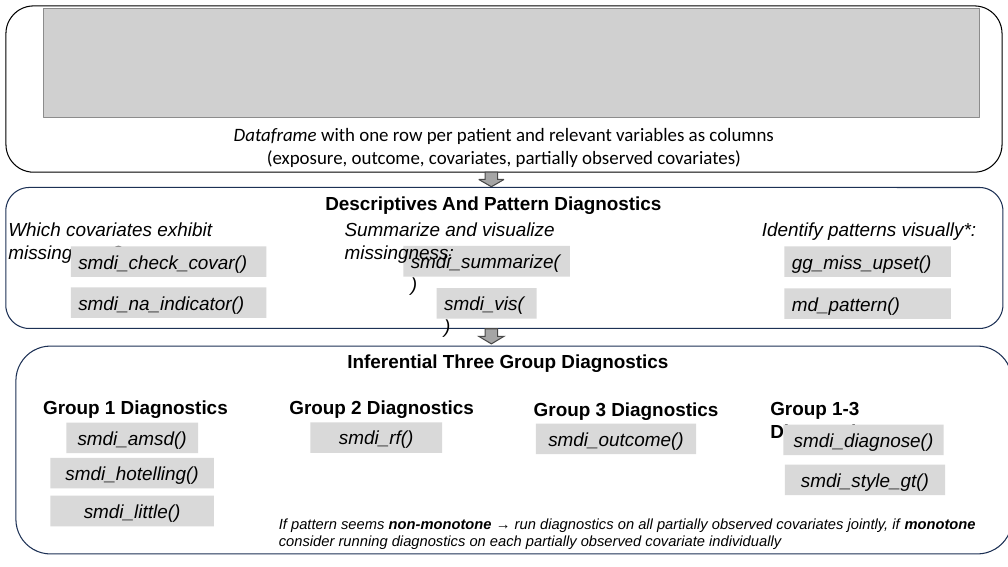
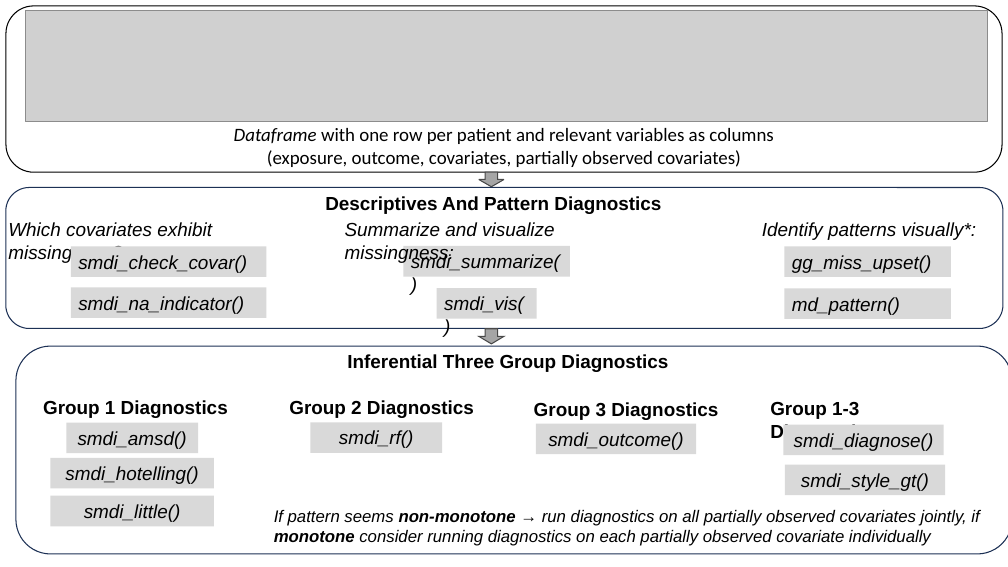
Before and after one commit to janickweberpals/smdi-manuscript, a slide deck: slide 1 of figures/manual_figures.pptx. Drawn at 1008x567 pixels with LibreOffice and Linux fonts; fonts in the diff are those of the drawing; grey boxes stand for pictures. Boxes give left, top, right and bottom in pixels: in the first picture for what was removed or moved away, otherwise in the second. Text is boxed around its words. In the diff, an @@ line names an element or a change of style, - is before the commit and + after.

```diff
--- a/figures/manual_figures.pptx
+++ b/figures/manual_figures.pptx
@@ picture: place and size @@
-picture at [43, 9, 979, 117]
+picture at [26, 10, 988, 122]
@@ text "If pattern seems non-monotone → ...": place and size @@
-text "If pattern seems non-monotone → ..." at [279, 518, 976, 549]
+text "If pattern seems non-monotone → ..." at [274, 510, 979, 546]
@@ text "If pattern seems non-monotone → ..." at [274, 510, 979, 546]: size 14 to 16 pt @@
```
Also in this commit, not shown: 4 other files.
